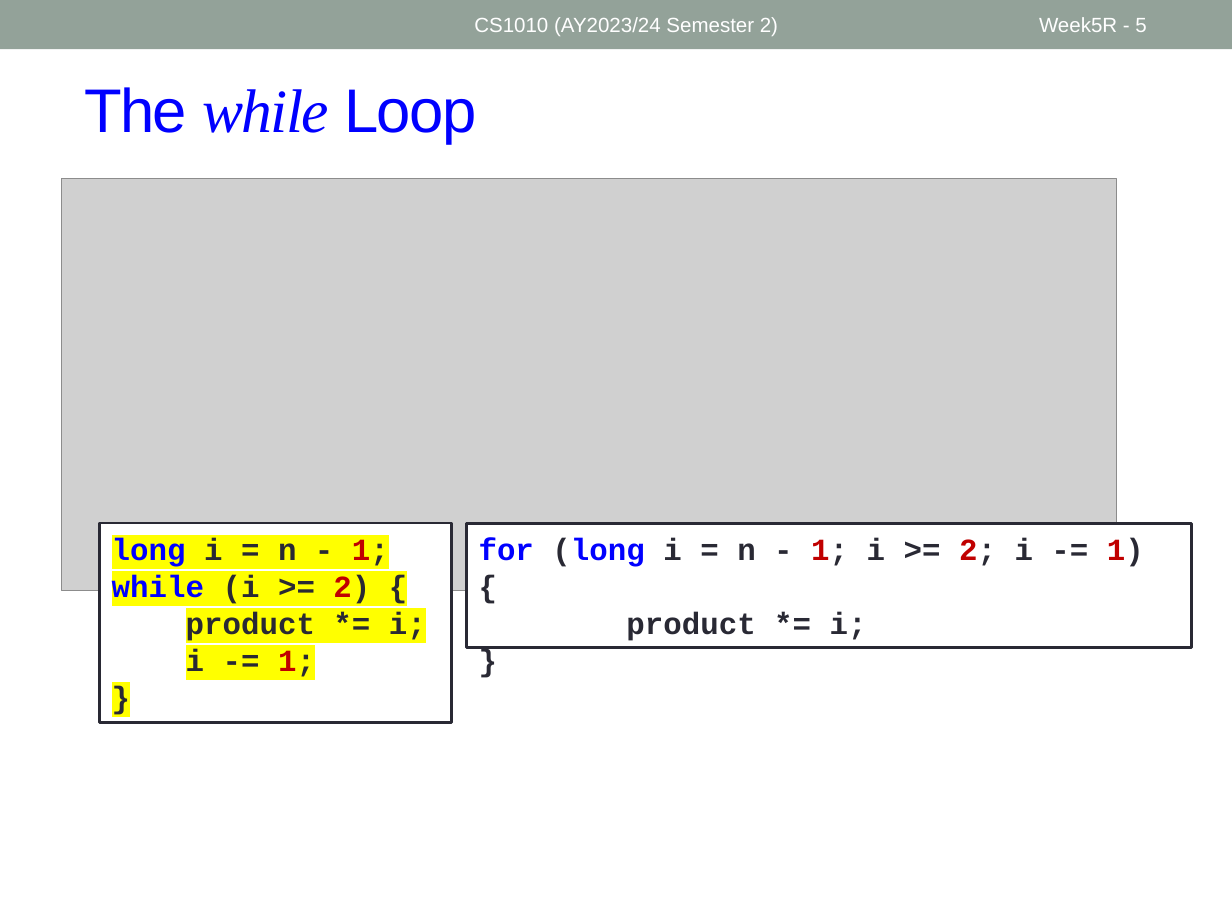
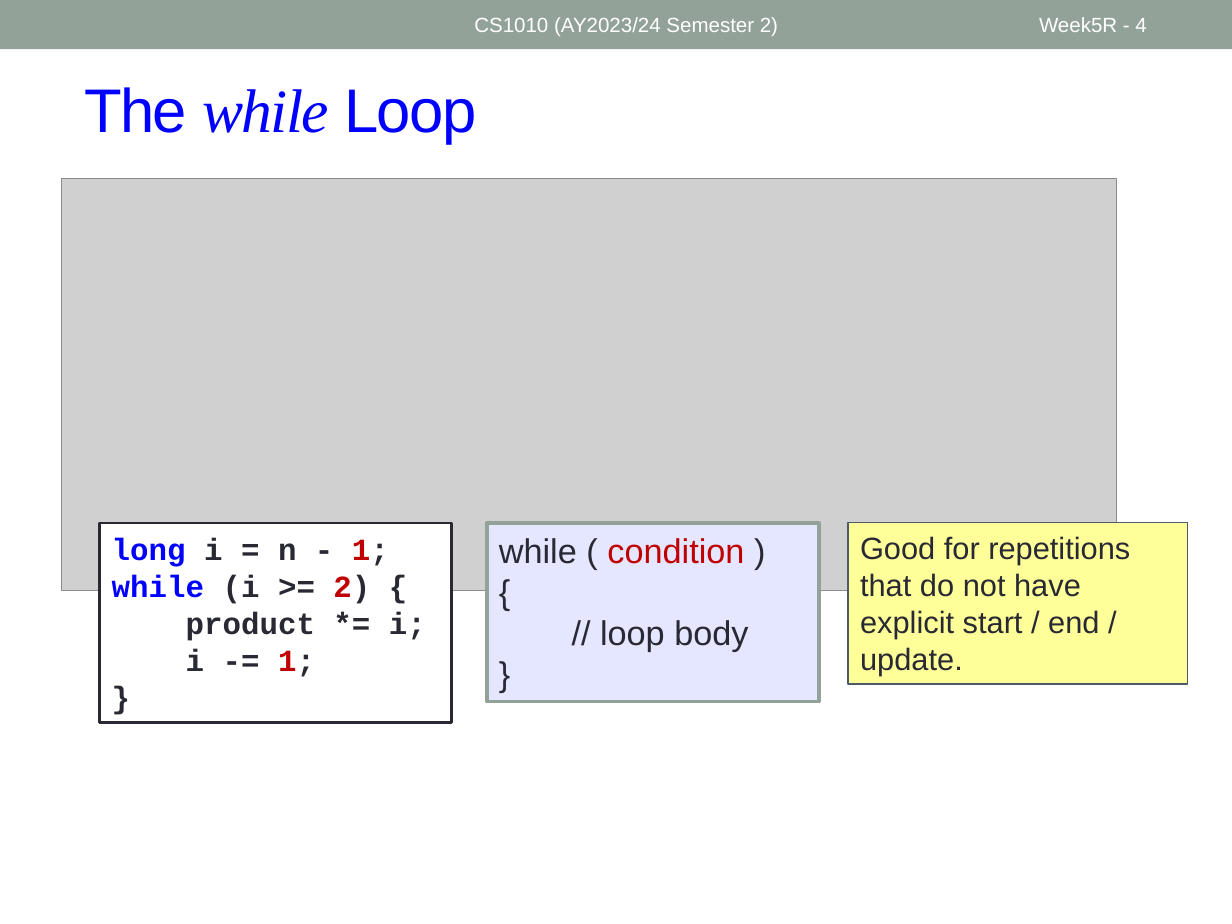
Before and after one commit to nus-cs1010-2425-s2/website, a slide deck: slide 4 of slides/Week5_Recap.pptx (slide 5 before the commit). Drawn at 1232x924 pixels with LibreOffice and Linux fonts; fonts in the diff are those of the drawing; grey boxes stand for pictures. Boxes give left, top, right and bottom in pixels: in the first picture for what was removed or moved away, otherwise in the second. Text is boxed around its words. In the diff, an @@ line names an element or a change of style, - is before the commit and + after.

```diff
--- a/slides/Week5_Recap.pptx
+++ b/slides/Week5_Recap.pptx
@@ page number at bbox=[1039, 17, 1146, 32]: text changed @@
-Week5R - 5
+Week5R - 4
@@ rectangle "long i = n - ..." at bbox=[100, 524, 452, 723]: highlight #FFFF00 to none @@
@@ rectangle removed at bbox=[466, 524, 1191, 648] @@
-for (long i = n - 1; i >= 2; i -= 1) {
-product *= i;
-}
@@ rectangle added at bbox=[487, 524, 819, 702], fill #E5E6FF, outline #93A299 2.08 pt, 20 pt, text #292934 @@
+while ( condition )
+{
+// loop body
+}
@@ rectangle added at bbox=[848, 522, 1188, 684], fill #FFFF99, outline #4C5A6A 1 pt, 18 pt, text #292934 @@
+Good for repetitions that do not have explicit start / end / update.
```
Also in this commit, not shown: 4 other slides changed, 3 slides added, 5 other files.
